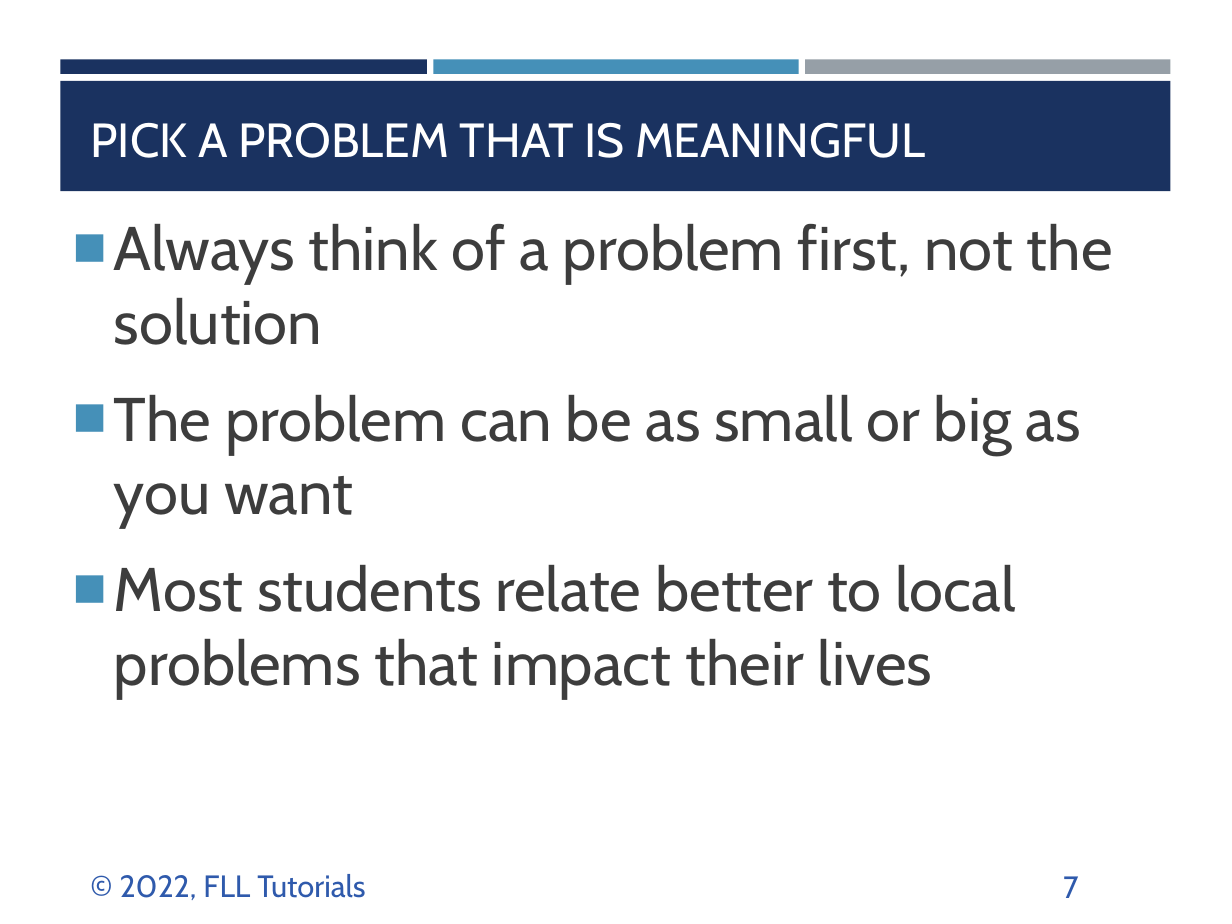
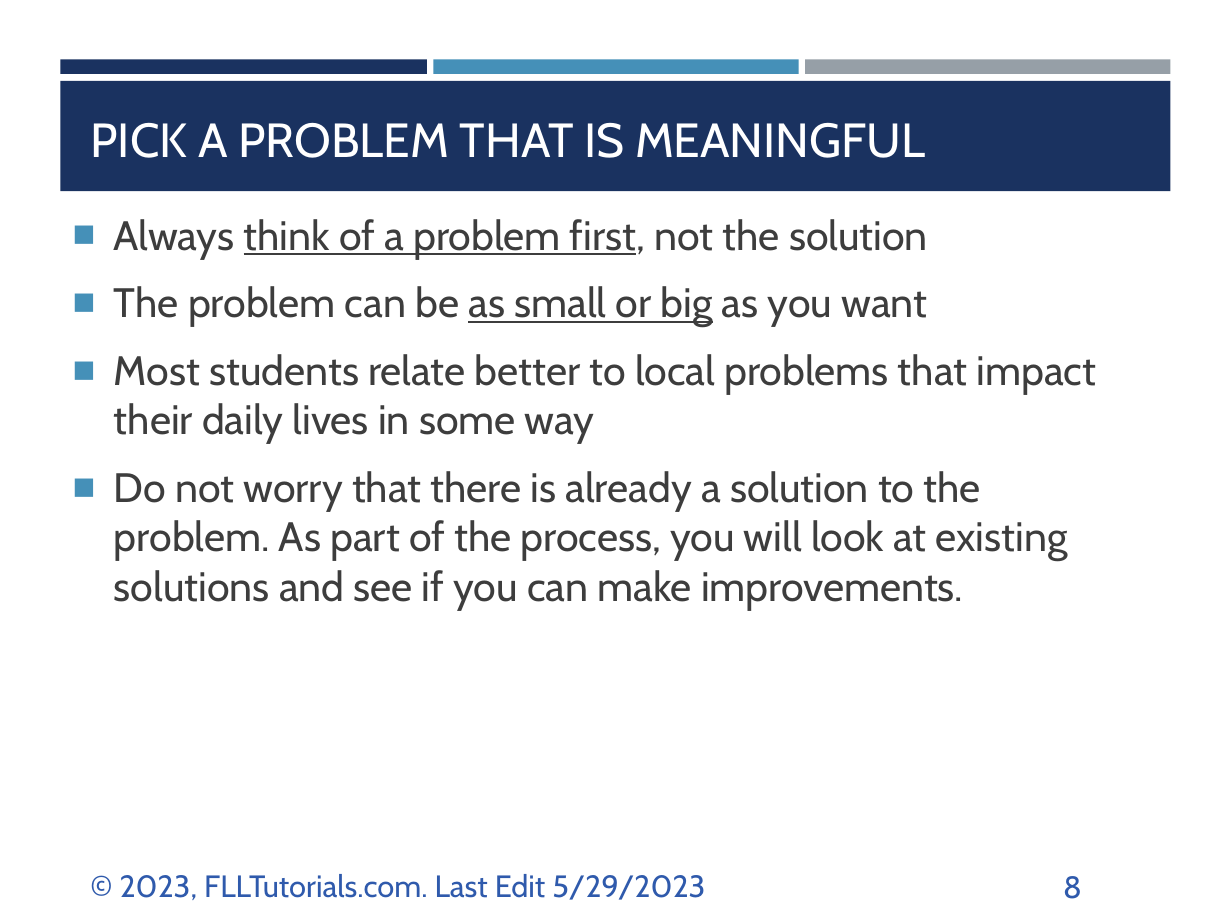
Before and after one commit to ev3lessons/FLL-Tutorials, a slide deck: slide 8 of translations/en-us/Project/Identify.pptx (slide 7 before the commit). Drawn at 1232x924 pixels with LibreOffice and Linux fonts; fonts in the diff are those of the drawing. Boxes give left, top, right and bottom in pixels: in the first picture for what was removed or moved away, otherwise in the second. Text is boxed around its words. In the diff, an @@ line names an element or a change of style, - is before the commit and + after.

```diff
--- a/translations/en-us/Project/Identify.pptx
+++ b/translations/en-us/Project/Identify.pptx
@@ text at [114, 219, 928, 327]: size 36 to 24 pt in "Always think of a problem first, not ...", "The problem can be as small or ..."; underline on in "think of a problem first,", "as small or big"; less space between paragraphs @@
@@ text at [114, 354, 1096, 611]: text changed; size 36 to 24 pt @@
-■ Most students relate better to local problems that impact their lives
+■ Most students relate better to local problems that impact their daily lives in some way
+■ Do not worry that there is already a solution to the problem. As part of the process, you will look at existing solutions and see if you can make improvements.
@@ text at [120, 874, 705, 900]: text changed @@
-© 2022, FLL Tutorials
+© 2023, FLLTutorials.com. Last Edit 5/29/2023
@@ page number at [1063, 876, 1082, 899]: text changed @@
-7
+8
```
Also in this commit, not shown: 8 other slides changed, 2 slides added, 1 slide removed, 33 other files.
